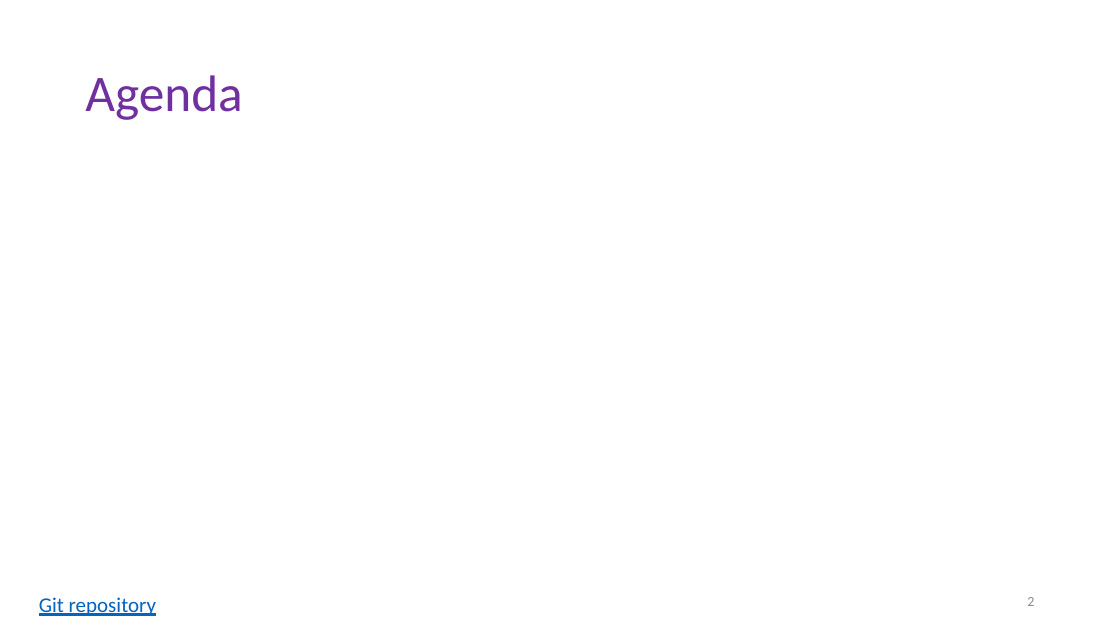
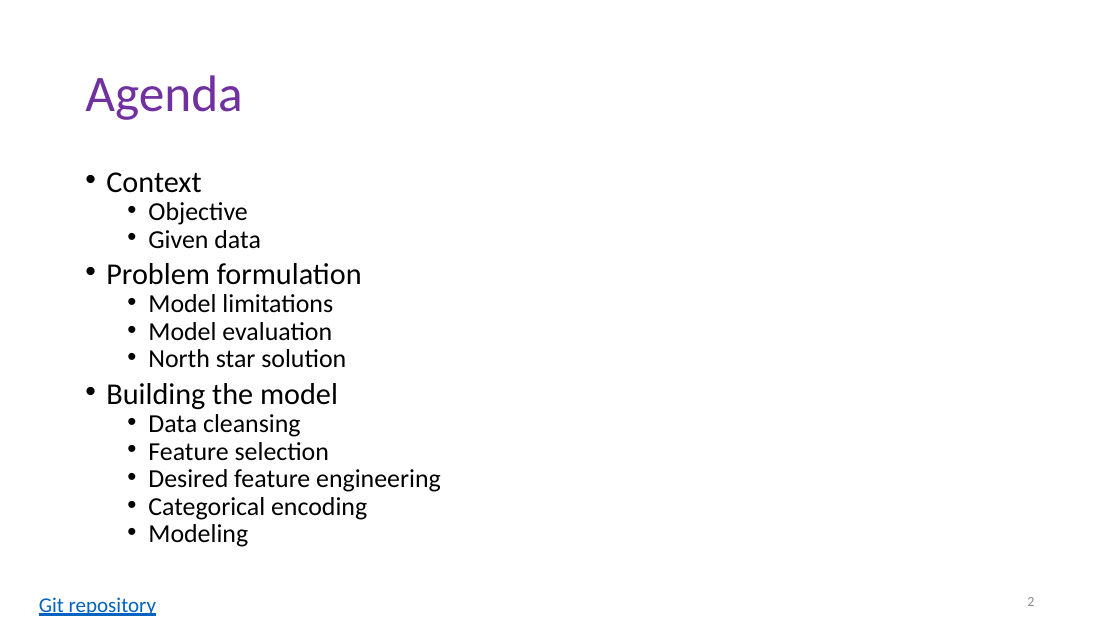
Before and after one commit to garima26/thebrand, a slide deck: slide 2 of The Brand.pptx. Drawn at 1120x630 pixels with LibreOffice and Linux fonts; fonts in the diff are those of the drawing. Boxes give left, top, right and bottom in pixels: in the first picture for what was removed or moved away, otherwise in the second. Text is boxed around its words. In the diff, an @@ line names an element or a change of style, - is before the commit and + after.

```diff
--- a/The Brand.pptx
+++ b/The Brand.pptx
@@ text added at (106,172,441,547), 22.2 pt, text #000000 @@
+• Context
+  • Objective
+  • Given data
+• Problem formulation
+  • Model limitations
+  • Model evaluation
+  • North star solution
+• Building the model
+  • Data cleansing
+  • Feature selection
+  • Desired feature engineering
+  • Categorical encoding
+  • Modeling
```
Also in this commit, not shown: 11 other slides changed, 3 slides added, 1 other file.
